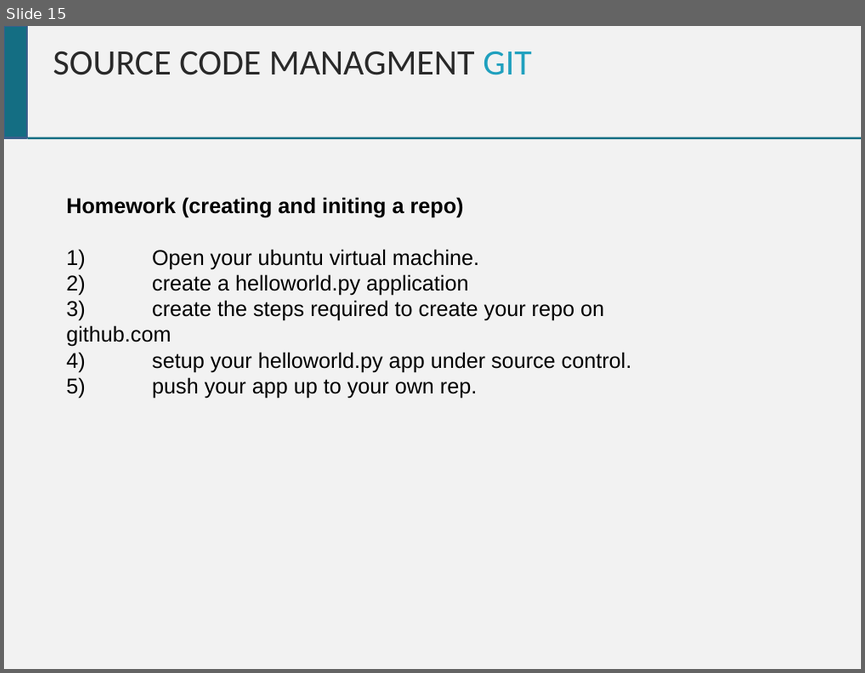
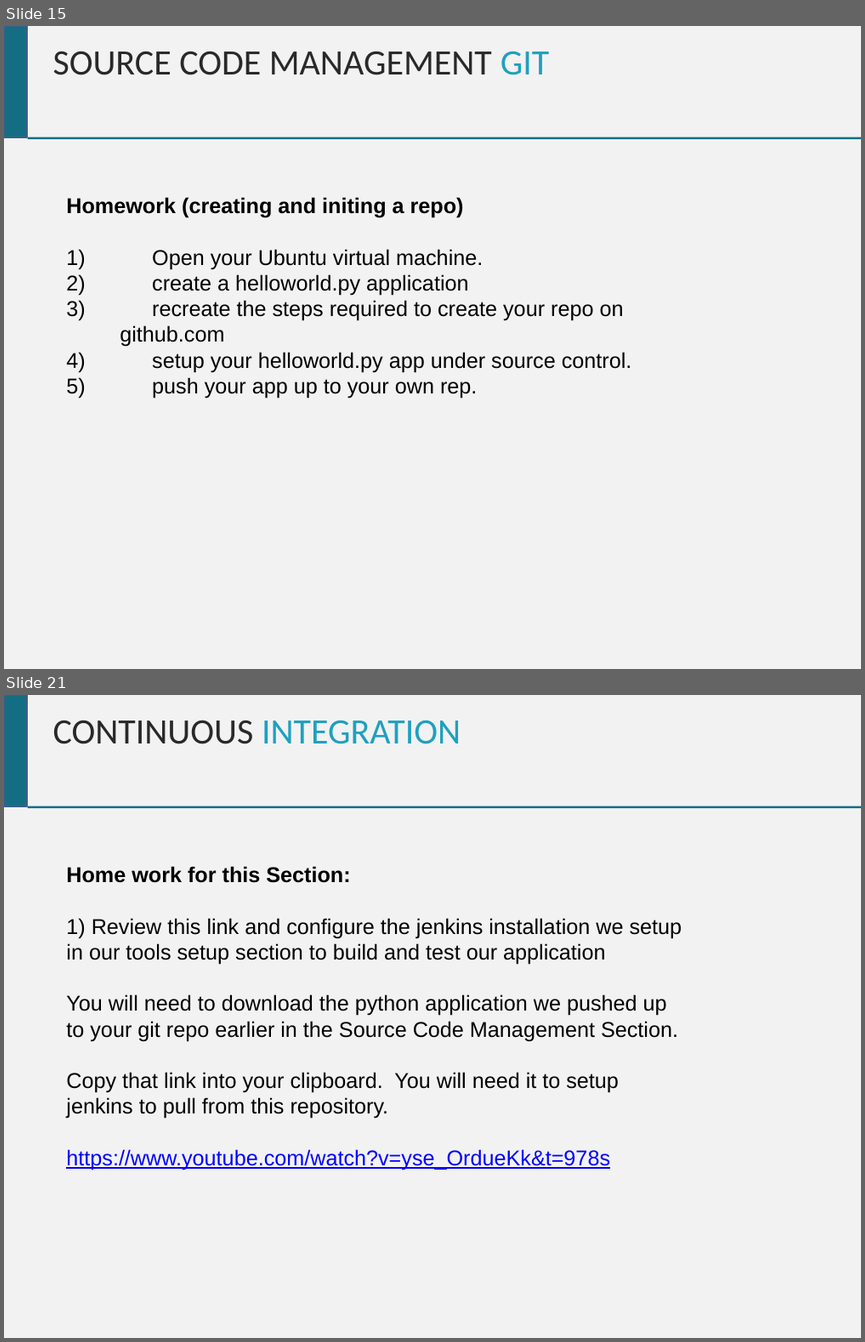
Before and after one commit to chrisgauthier742018/devopscourse, a slide deck: Dev Ops Course.pptx. Shown one above the other, each under a label of ours: slide 15 before the commit, slides 15 and 21 after it; the slides between them are not shown. The pictures are 865x673 and 865x1342 pixels, drawn with LibreOffice and Linux fonts; fonts in the diff are those of the drawing. Boxes give left, top, right and bottom in pixels: in the first picture for what was removed or moved away, otherwise in the second. Text is boxed around its words. In the diff, an @@ line names an element or a change of style, - is before the commit and + after.

Commit message:
Spelling mistakes and CI Section

```diff
--- a/Dev Ops Course.pptx
+++ b/Dev Ops Course.pptx
@@ slide 21 added at (x1=4, y1=695, x2=861, y2=1338), background #F2F2F2 @@
@@ rectangle added at (x1=4, y1=695, x2=27, y2=806), fill #146E83, outline #3A5F8C 2 pt @@
@@ text added at (x1=53, y1=720, x2=460, y2=744), 30 pt, text #1FA0BE @@
+CONTINUOUS INTEGRATION
@@ line added from (27, 807) to (861, 807), #146E83 1.76 pt @@
@@ text added at (x1=66, y1=866, x2=682, y2=1169), 18 pt, text #000000 @@
+Home work for this Section:
+1) Review this link and configure the jenkins installation we setup in our tools setup section to build and test our application
+You will need to download the python application we pushed up to your git repo earlier in the Source Code Management Section.
+Copy that link into your clipboard. You will need it to setup jenkins to pull from this repository.
+https://www.youtube.com/watch?v=yse_OrdueKk&t=978s
@@ slide 15 changed as well @@
@@ text at (x1=53, y1=51, x2=549, y2=75): text changed @@
-SOURCE CODE MANAGMENT GIT
+SOURCE CODE MANAGEMENT GIT
@@ text at (x1=66, y1=249, x2=483, y2=269): text changed @@
-1) Open your ubuntu virtual machine.
+1) Open your Ubuntu virtual machine.
@@ text at (x1=120, y1=300, x2=624, y2=346): text changed @@
-3) create the steps required to create your repo on github.com
+3) recreate the steps required to create your repo on github.com
```
Also in this commit, not shown: 14 other slides changed, 5 other slides added.
